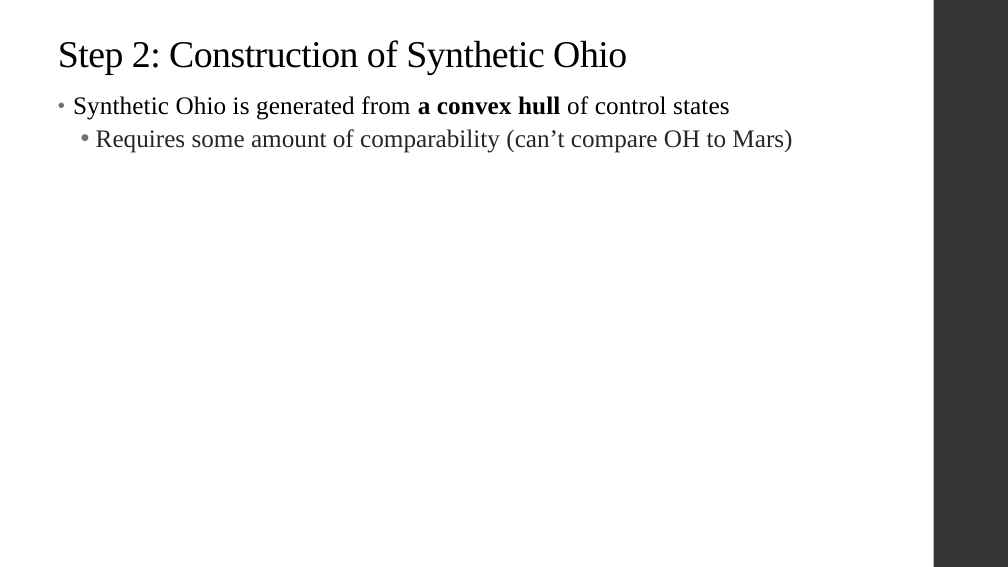
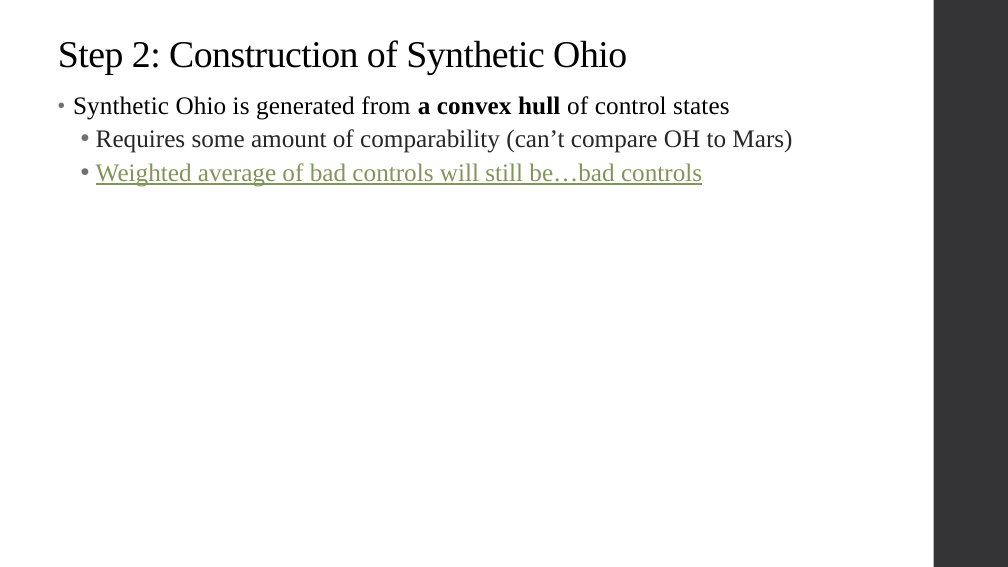
Before and after one commit to qiufei/fork-HAD5744, a slide deck: slide 11 of Lecture10_SyntheticControl_QuantileRegression/Lecture10_SyntheticControl_QuantileRegression.pptx. Drawn at 1008x567 pixels with LibreOffice and Linux fonts; fonts in the diff are those of the drawing. Boxes give left, top, right and bottom in pixels: in the first picture for what was removed or moved away, otherwise in the second. Text is boxed around its words. In the diff, an @@ line names an element or a change of style, - is before the commit and + after.

```diff
--- a/Lecture10_SyntheticControl_QuantileRegression/Lecture10_SyntheticControl_QuantileRegression.pptx
+++ b/Lecture10_SyntheticControl_QuantileRegression/Lecture10_SyntheticControl_QuantileRegression.pptx
@@ text at [96,163,702,187]: paragraph added @@
+  • Weighted average of bad controls will still be…bad controls
```
Also in this commit, not shown: 6 other slides changed, 7 slides added.
